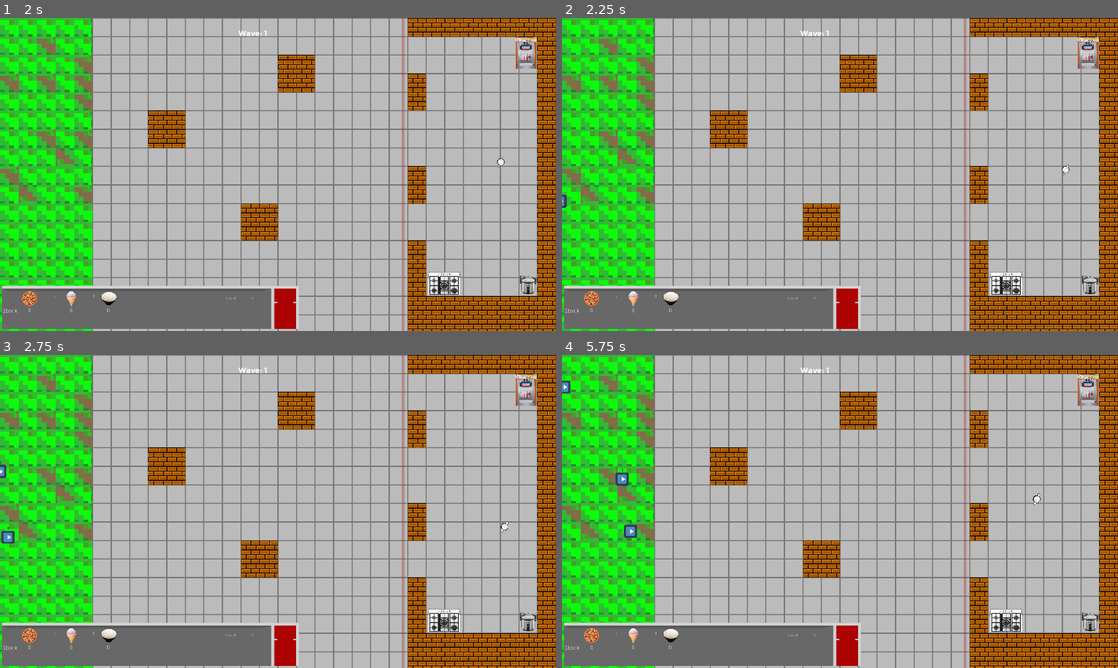
Above: before the commit, frames 1-4 (two rows, left to right).
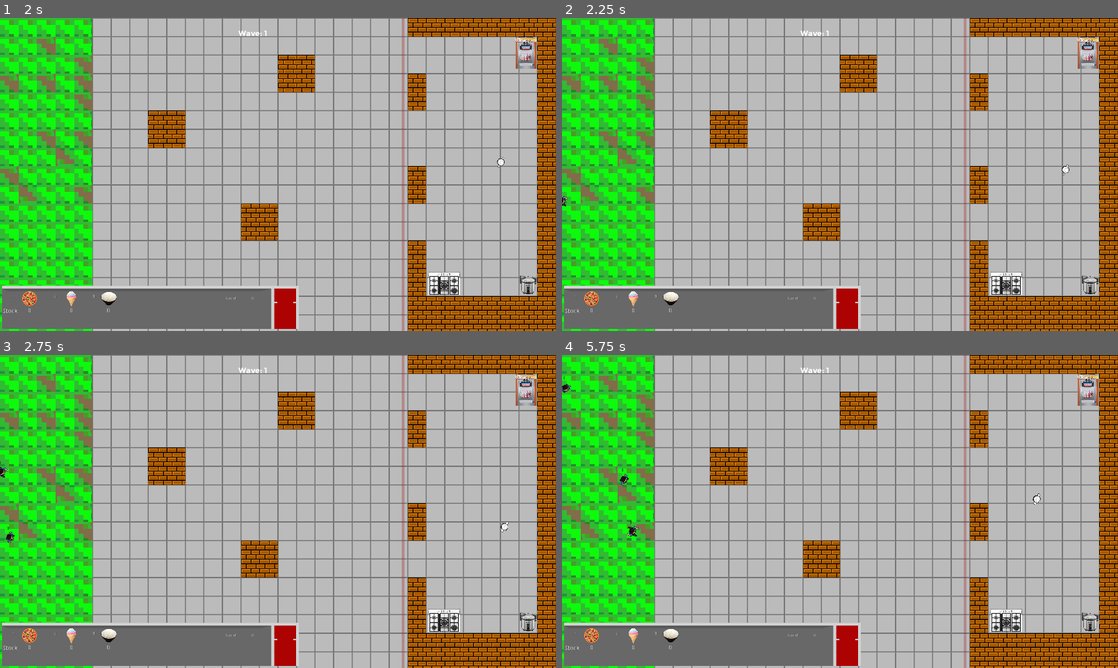
Above: after the commit, the same moments.

Repository: TreyDettmer/DefendTheKitchen
Game: Godot game, scene res://Main.tscn
Two runs of this game, one before a commit and one after it. Both use one fixed random seed, a clock stepped at 60 frames per second and the inputs below. The engine's default icon, where the game draws it, is replaced by a stand-in: a white triangle on a blue panel in a dark square. Sound files missing from this copy of the repository are replaced by a short silence.
Inputs (mouse positions are in pixels of both pictures, inside the frame that each line leads up to):
- Up to frame 1 (2 s): click "Start" at 0.5 s; move the mouse to (400, 158) at 1.27 s; hold D (move_right) from 1.28 s (still down); tap 1 (Equip1) at 1.35 s
- Up to frame 2 (2.25 s): move the mouse to (728, 190) at 2.02 s; release D (move_right) at 2.03 s; hold S (move_down) from 2.03 s (still down); tap 2 (Equip2) at 2.1 s
- Up to frame 3 (2.75 s): keep holding S (move_down)
- Up to frame 4 (5.75 s): move the mouse to (895, 442) at 2.77 s; release S (move_down) at 2.78 s; hold D (move_right) 2.78-3.53 s; tap 3 (Equip3) at 2.85 s; move the mouse to (812, 574) at 3.52 s; hold W (move_up) 3.53-4.28 s; tap E (interact) at 3.6 s; move the mouse to (1006, 558) at 4.27 s; hold A (move_left) from 4.28 s (still down); click (1006, 558) at 4.35 s; move the mouse to (673, 464) at 5.02 s; tap 1 (Equip1) at 5.1 s

Frame 1 is identical in both runs. In frame 2, less than 0.1% of the frame differs, in the area x 0-2%, y 56-61%; in frame 3, 0.1%; in frame 4, 0.3%, in the area x 0-14%, y 8-59%.

Commit message:
Added 3 new enemy sprites (fast, normal, big)

Diff:
--- a/DefendTheKitchen/Enemy.gd
+++ b/DefendTheKitchen/Enemy.gd
@@ -48,6 +48,7 @@
 	navigationAgent.set_target_location(player.global_position);
 	navigationAgent.max_speed = maxSpeed;
 	$AnimatedSprite.modulate = currentColor;
+	$AnimatedSprite.play("walk");
 	$HealthLabel.text = String(healthPoints);
 
 func _process(delta):
@@ -84,6 +85,7 @@
 		else:
 			navigationAgent.set_target_location(player.global_position);
 		var moveDirection = position.direction_to(navigationAgent.get_next_location());
+		$AnimatedSprite.rotation = (moveDirection.angle() + 90);
 		velocity = moveDirection * maxSpeed;
 		navigationAgent.set_velocity(velocity);
 
--- a/DefendTheKitchen/Enemy.tscn
+++ b/DefendTheKitchen/Enemy.tscn
@@ -1,15 +1,24 @@
-[gd_scene load_steps=7 format=2]
+[gd_scene load_steps=11 format=2]
 
-[ext_resource path="res://Art/icon.png" type="Texture" id=1]
+[ext_resource path="res://enemy3.png" type="Texture" id=1]
 [ext_resource path="res://Enemy.gd" type="Script" id=2]
 [ext_resource path="res://Music/Wilhelm_Scream.ogg" type="AudioStream" id=3]
+[ext_resource path="res://enemy1.png" type="Texture" id=4]
+[ext_resource path="res://enemy2.png" type="Texture" id=5]
+[ext_resource path="res://enemy4.png" type="Texture" id=6]
+[ext_resource path="res://enemy5.png" type="Texture" id=7]
 
 [sub_resource type="SpriteFrames" id=4]
 animations = [ {
-"frames": [ ExtResource( 1 ) ],
+"frames": [ ExtResource( 4 ) ],
 "loop": true,
-"name": "default",
+"name": "idle",
 "speed": 5.0
+}, {
+"frames": [ ExtResource( 4 ), ExtResource( 5 ), ExtResource( 1 ), ExtResource( 5 ), ExtResource( 4 ), ExtResource( 7 ), ExtResource( 6 ), ExtResource( 7 ) ],
+"loop": true,
+"name": "walk",
+"speed": 7.5
 } ]
 
 [sub_resource type="CircleShape2D" id=2]
@@ -27,8 +36,9 @@
 
 [node name="AnimatedSprite" type="AnimatedSprite" parent="."]
 rotation = 1.5708
-scale = Vector2( 0.7, 0.7 )
+scale = Vector2( 1.1, 1.1 )
 frames = SubResource( 4 )
+animation = "idle"
 
 [node name="NavigationCollider" type="CollisionShape2D" parent="."]
 shape = SubResource( 2 )
--- a/DefendTheKitchen/Enemy_Big.tscn
+++ b/DefendTheKitchen/Enemy_Big.tscn
@@ -17,10 +17,6 @@
 attackWindup = 0.4
 attackDistance = 60.0
 healthPoints = 5
-currentColor = Color( 0, 1, 0.156863, 1 )
-
-[node name="AnimatedSprite" parent="." index="0"]
-scale = Vector2( 1.1, 1.1 )
 
 [node name="NavigationCollider" parent="." index="1"]
 shape = SubResource( 1 )
--- a/DefendTheKitchen/Enemy_Fast.tscn
+++ b/DefendTheKitchen/Enemy_Fast.tscn
@@ -1,7 +1,25 @@
-[gd_scene load_steps=4 format=2]
+[gd_scene load_steps=10 format=2]
 
 [ext_resource path="res://Enemy.tscn" type="PackedScene" id=1]
 [ext_resource path="res://Enemy_Fast.gd" type="Script" id=2]
+[ext_resource path="res://enemy_fast3.png" type="Texture" id=3]
+[ext_resource path="res://enemy_fast4.png" type="Texture" id=4]
+[ext_resource path="res://enemy_fast5.png" type="Texture" id=5]
+[ext_resource path="res://enemy_fast2.png" type="Texture" id=6]
+[ext_resource path="res://enemy_fast1.png" type="Texture" id=7]
+
+[sub_resource type="SpriteFrames" id=2]
+animations = [ {
+"frames": [ ExtResource( 7 ) ],
+"loop": true,
+"name": "idle",
+"speed": 5.0
+}, {
+"frames": [ ExtResource( 7 ), ExtResource( 6 ), ExtResource( 3 ), ExtResource( 6 ), ExtResource( 7 ), ExtResource( 5 ), ExtResource( 4 ), ExtResource( 5 ) ],
+"loop": true,
+"name": "walk",
+"speed": 12.0
+} ]
 
 [sub_resource type="CircleShape2D" id=1]
 radius = 16.0
@@ -13,7 +31,9 @@
 attackCooldown = 0.6
 attackWindup = 0.4
 attackDistance = 50.0
-currentColor = Color( 0.85098, 0, 1, 1 )
+
+[node name="AnimatedSprite" parent="." index="0"]
+frames = SubResource( 2 )
 
 [node name="NavigationCollider" parent="." index="1"]
 shape = SubResource( 1 )
--- a/DefendTheKitchen/Enemy_Normal.tscn
+++ b/DefendTheKitchen/Enemy_Normal.tscn
@@ -1,7 +1,25 @@
-[gd_scene load_steps=4 format=2]
+[gd_scene load_steps=10 format=2]
 
 [ext_resource path="res://Enemy.tscn" type="PackedScene" id=1]
 [ext_resource path="res://Enemy_Normal.gd" type="Script" id=2]
+[ext_resource path="res://enemy_norm2.png" type="Texture" id=3]
+[ext_resource path="res://enemy_norm1.png" type="Texture" id=4]
+[ext_resource path="res://enemy_norm3.png" type="Texture" id=5]
+[ext_resource path="res://enemy_norm4.png" type="Texture" id=6]
+[ext_resource path="res://enemy_norm5.png" type="Texture" id=7]
+
+[sub_resource type="SpriteFrames" id=2]
+animations = [ {
+"frames": [ ExtResource( 4 ) ],
+"loop": true,
+"name": "idle",
+"speed": 5.0
+}, {
+"frames": [ ExtResource( 4 ), ExtResource( 3 ), ExtResource( 5 ), ExtResource( 3 ), ExtResource( 4 ), ExtResource( 6 ), ExtResource( 7 ), ExtResource( 6 ) ],
+"loop": true,
+"name": "walk",
+"speed": 9.0
+} ]
 
 [sub_resource type="CircleShape2D" id=1]
 radius = 19.0263
@@ -13,6 +31,9 @@
 attackWindup = 0.4
 attackDistance = 50.0
 healthPoints = 3
+
+[node name="AnimatedSprite" parent="." index="0"]
+frames = SubResource( 2 )
 
 [node name="NavigationCollider" parent="." index="1"]
 shape = SubResource( 1 )
Binary file added: DefendTheKitchen/enemy1.png
Not shown, added: DefendTheKitchen/enemy1.png.import
Binary file added: DefendTheKitchen/enemy2.png
Not shown, added: DefendTheKitchen/enemy2.png.import
Binary file added: DefendTheKitchen/enemy3.png
Not shown, added: DefendTheKitchen/enemy3.png.import
Binary file added: DefendTheKitchen/enemy4.png
Not shown, added: DefendTheKitchen/enemy4.png.import
Binary file added: DefendTheKitchen/enemy5.png
Not shown, added: DefendTheKitchen/enemy5.png.import
Binary file added: DefendTheKitchen/enemy_fast1.png
Not shown, added: DefendTheKitchen/enemy_fast1.png.import
(and 18 more such lines)
